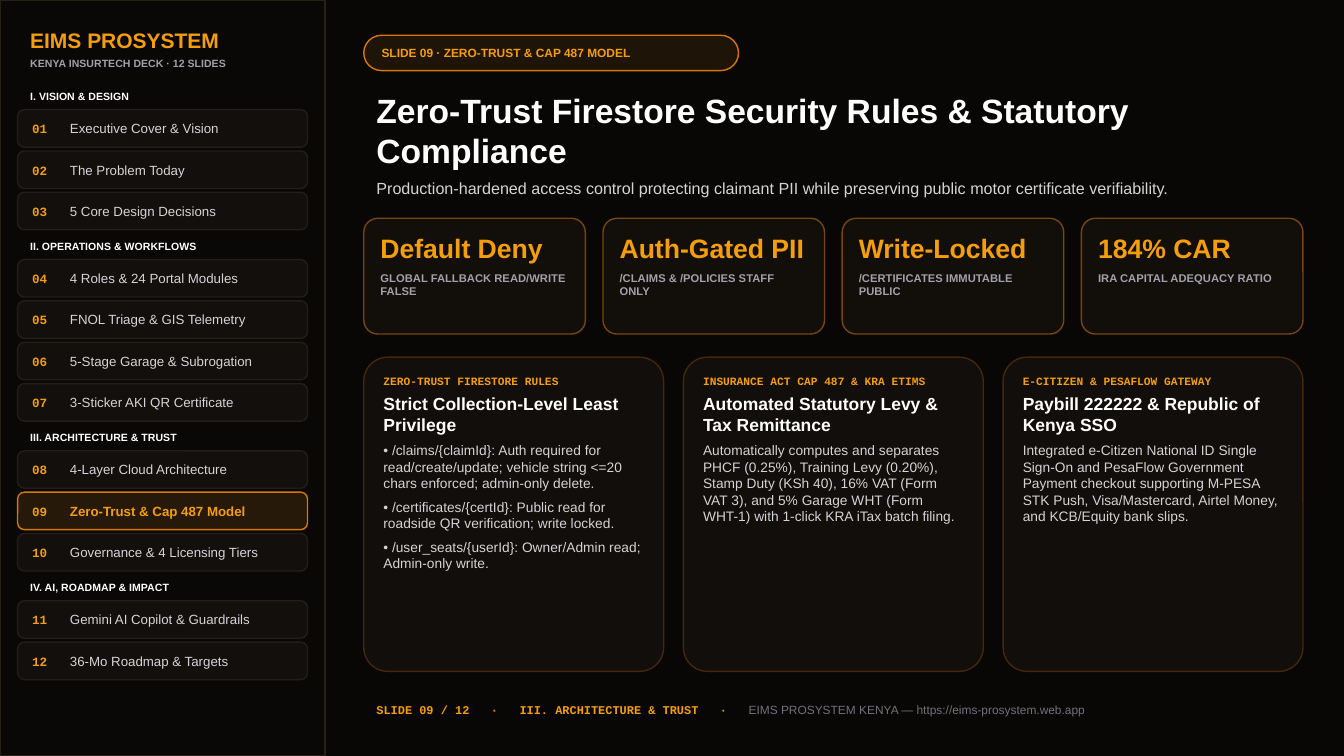
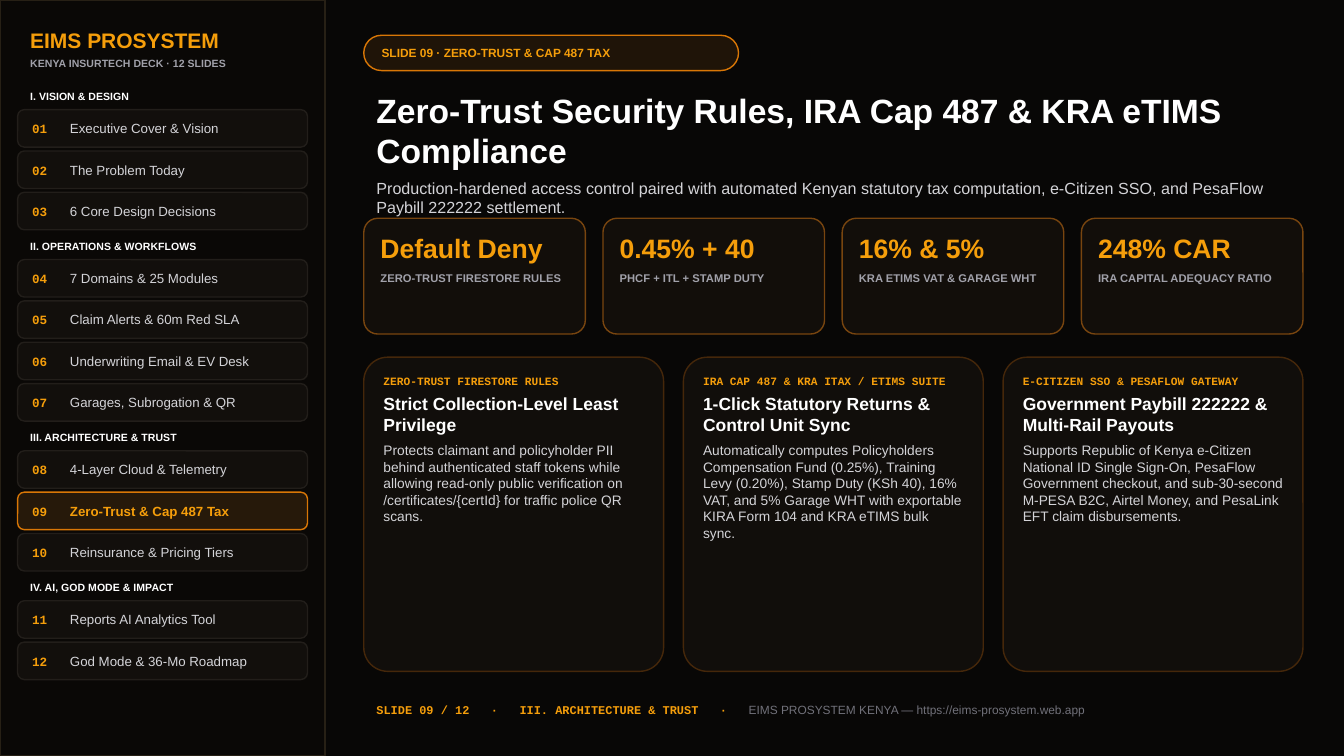
Before and after one commit to tokgot-debug/eims-prosystem, a slide deck: slide 9 of public/EIMS_ProSystem_Pitch_Deck.pptx. Drawn at 1344x756 pixels with LibreOffice and Linux fonts; fonts in the diff are those of the drawing. Boxes give left, top, right and bottom in pixels: in the first picture for what was removed or moved away, otherwise in the second. Text is boxed around its words. In the diff, an @@ line names an element or a change of style, - is before the commit and + after.

```diff
--- a/public/EIMS_ProSystem_Pitch_Deck.pptx
+++ b/public/EIMS_ProSystem_Pitch_Deck.pptx
@@ text in rounded rectangle at (382, 48, 610, 57): text changed @@
-SLIDE 09 · ZERO-TRUST & CAP 487 MODEL
+SLIDE 09 · ZERO-TRUST & CAP 487 TAX
@@ text at (376, 98, 1263, 217): text changed @@
-Zero-Trust Firestore Security Rules & Statutory Compliance
-Production-hardened access control protecting claimant PII while preserving public motor certificate verifiability.
+Zero-Trust Security Rules, IRA Cap 487 & KRA eTIMS Compliance
+Production-hardened access control paired with automated Kenyan statutory tax computation, e-Citizen SSO, and PesaFlow Paybill 222222 settlement.
@@ text in rounded rectangle at (620, 239, 765, 282): text changed @@
-Auth-Gated PII
-/CLAIMS & /POLICIES STAFF ONLY
+0.45% + 40
+PHCF + ITL + STAMP DUTY
@@ text in rounded rectangle at (859, 239, 1037, 282): text changed @@
-Write-Locked
-/CERTIFICATES IMMUTABLE PUBLIC
+16% & 5%
+KRA ETIMS VAT & GARAGE WHT
@@ text in rounded rectangle at (1098, 239, 1231, 259): text changed @@
-184% CAR
+248% CAR
@@ text in rounded rectangle at (32, 273, 218, 283): text changed @@
-04 4 Roles & 24 Portal Modules
+04 7 Domains & 25 Modules
@@ text in rounded rectangle at (380, 274, 561, 282): text changed @@
-GLOBAL FALLBACK READ/WRITE FALSE
+ZERO-TRUST FIRESTORE RULES
@@ text in rounded rectangle at (32, 314, 239, 324): text changed @@
-05 FNOL Triage & GIS Telemetry
+05 Claim Alerts & 60m Red SLA
@@ text in rounded rectangle at (32, 356, 249, 369): text changed @@
-06 5-Stage Garage & Subrogation
+06 Underwriting Email & EV Desk
@@ text in rounded rectangle at (703, 377, 961, 541): text changed @@
-INSURANCE ACT CAP 487 & KRA ETIMS
-Automated Statutory Levy & Tax Remittance
-Automatically computes and separates PHCF (0.25%), Training Levy (0.20%), Stamp Duty (KSh 40), 16% VAT (Form VAT 3), and 5% Garage WHT (Form WHT-1) with 1-click KRA iTax batch filing.
+IRA CAP 487 & KRA ITAX / ETIMS SUITE
+1-Click Statutory Returns & Control Unit Sync
+Automatically computes Policyholders Compensation Fund (0.25%), Training Levy (0.20%), Stamp Duty (KSh 40), 16% VAT, and 5% Garage WHT with exportable KIRA Form 104 and KRA eTIMS bulk sync.
@@ text in rounded rectangle at (1023, 377, 1283, 521): text changed @@
-E-CITIZEN & PESAFLOW GATEWAY
-Paybill 222222 & Republic of Kenya SSO
-Integrated e-Citizen National ID Single Sign-On and PesaFlow Government Payment checkout supporting M-PESA STK Push, Visa/Mastercard, Airtel Money, and KCB/Equity bank slips.
+E-CITIZEN SSO & PESAFLOW GATEWAY
+Government Paybill 222222 & Multi-Rail Payouts
+Supports Republic of Kenya e-Citizen National ID Single Sign-On, PesaFlow Government checkout, and sub-30-second M-PESA B2C, Airtel Money, and PesaLink EFT claim disbursements.
@@ text in rounded rectangle at (32, 397, 236, 410): text changed @@
-07 3-Sticker AKI QR Certificate
+07 Garages, Subrogation & QR
@@ text in rounded rectangle at (383, 445, 622, 521): text changed @@
-• /claims/{claimId}: Auth required for read/create/update; vehicle string <=20 chars enforced; admin-only delete.
-• /certificates/{certId}: Public read for roadside QR verification; write locked.
-• /user_seats/{userId}: Owner/Admin read; Admin-only write.
+Protects claimant and policyholder PII behind authenticated staff tokens while allowing read-only public verification on /certificates/{certId} for traffic police QR scans.
@@ text in rounded rectangle at (32, 464, 226, 477): text changed @@
-08 4-Layer Cloud Architecture
+08 4-Layer Cloud & Telemetry
@@ text in rounded rectangle at (32, 506, 229, 519): text changed @@
-09 Zero-Trust & Cap 487 Model
+09 Zero-Trust & Cap 487 Tax
@@ text in rounded rectangle at (32, 547, 234, 560): text changed @@
-10 Governance & 4 Licensing Tiers
+10 Reinsurance & Pricing Tiers
@@ text at (30, 583, 173, 593): text changed @@
-IV. AI, ROADMAP & IMPACT
+IV. AI, GOD MODE & IMPACT
@@ text in rounded rectangle at (32, 614, 215, 627): text changed @@
-11 Gemini AI Copilot & Guardrails
+11 Reports AI Analytics Tool
@@ text in rounded rectangle at (32, 656, 247, 669): text changed @@
-12 36-Mo Roadmap & Targets
+12 God Mode & 36-Mo Roadmap
```
Also in this commit, not shown: 11 other slides changed, 1 other file.
